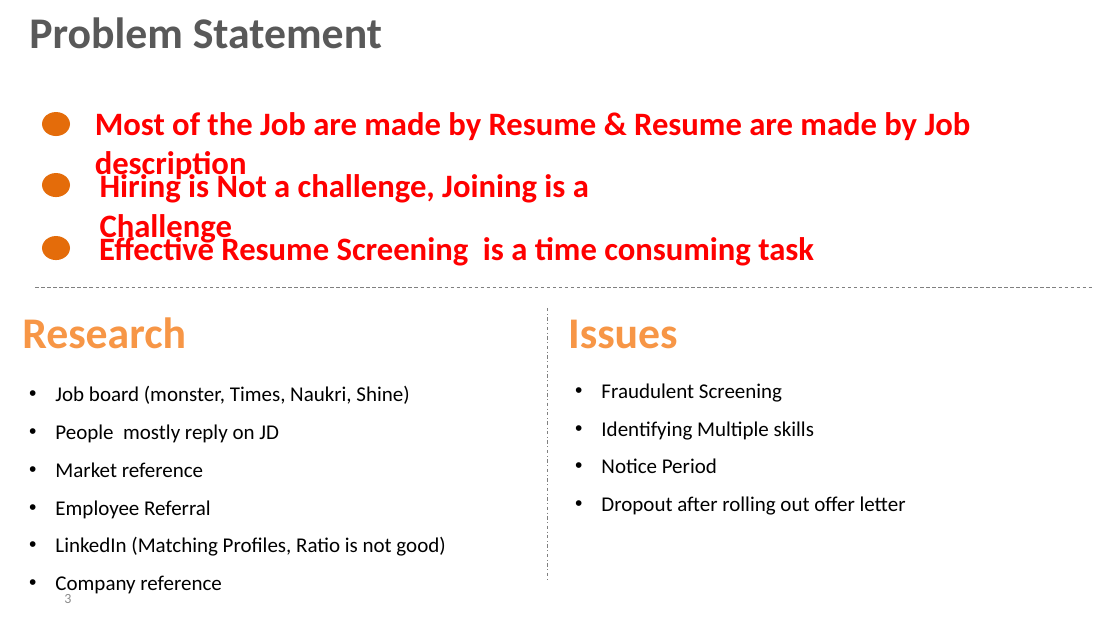
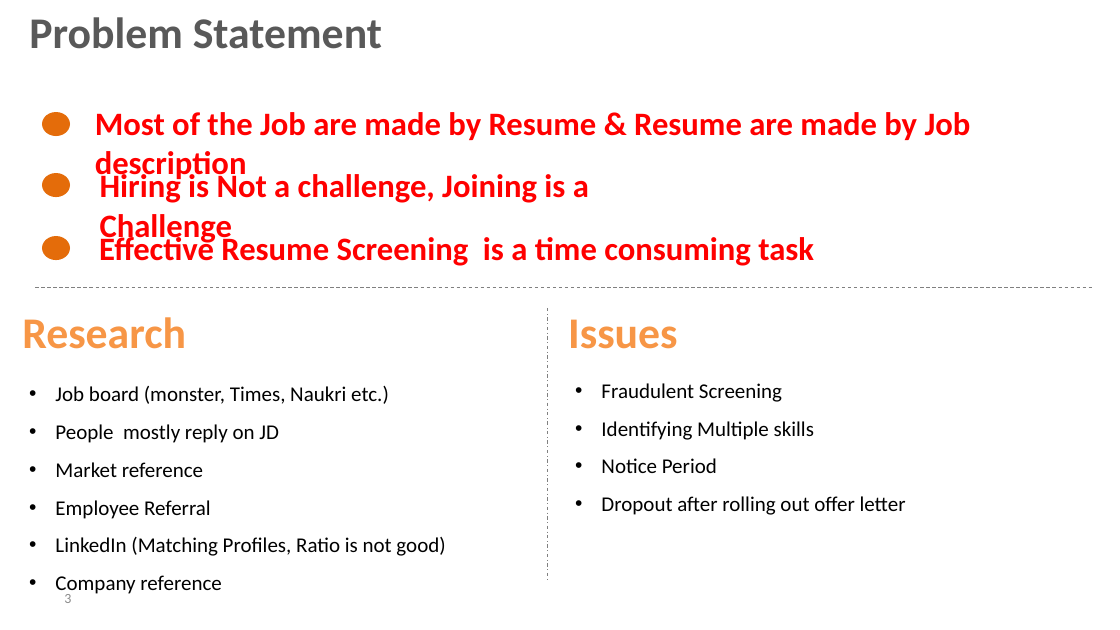
Before and after one commit to incedo-hack/C.O.L-Inc, a slide deck: slide 3 of IHRP_INC3_20180201_v1.0.pptx. Drawn at 1120x630 pixels with LibreOffice and Linux fonts; fonts in the diff are those of the drawing; background and template pictures are left out. Boxes give left, top, right and bottom in pixels: in the first picture for what was removed or moved away, otherwise in the second. Text is boxed around its words. In the diff, an @@ line names an element or a change of style, - is before the commit and + after.

```diff
--- a/IHRP_INC3_20180201_v1.0.pptx
+++ b/IHRP_INC3_20180201_v1.0.pptx
@@ text at bbox=[55, 386, 389, 404]: text changed @@
-• Job board (monster, Times, Naukri, Shine)
+• Job board (monster, Times, Naukri etc.)
```
Also in this commit, not shown: 1 other slide changed.
